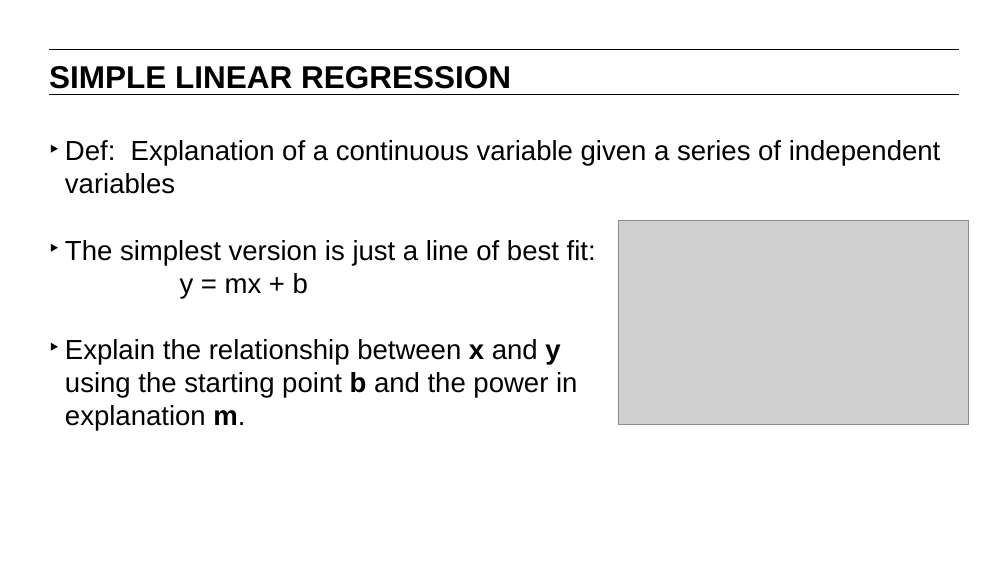
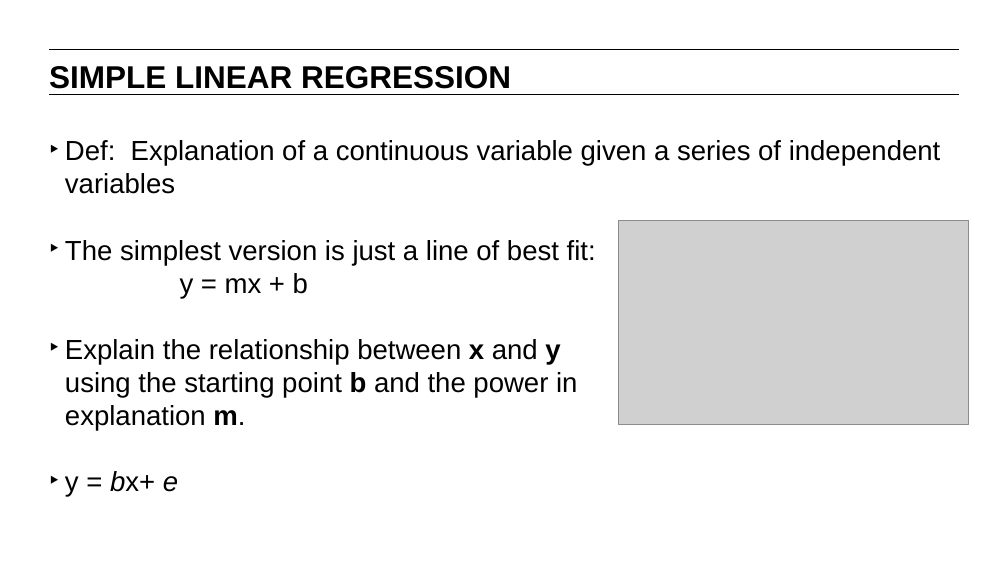
Before and after one commit to matanefron/data-sets, a slide deck: slide 6 of lessons/lesson-5/intro-to-regression-analysis.pptx. Drawn at 1008x566 pixels with LibreOffice and Linux fonts; fonts in the diff are those of the drawing; grey boxes stand for pictures. Boxes give left, top, right and bottom in pixels: in the first picture for what was removed or moved away, otherwise in the second. Text is boxed around its words. In the diff, an @@ line names an element or a change of style, - is before the commit and + after.

```diff
--- a/lessons/lesson-5/intro-to-regression-analysis.pptx
+++ b/lessons/lesson-5/intro-to-regression-analysis.pptx
@@ text at (x1=65, y1=471, x2=178, y2=497): paragraph added @@
+‣ y = bx+ e
```
Also in this commit, not shown: 6 other slides changed, 5 other files.
